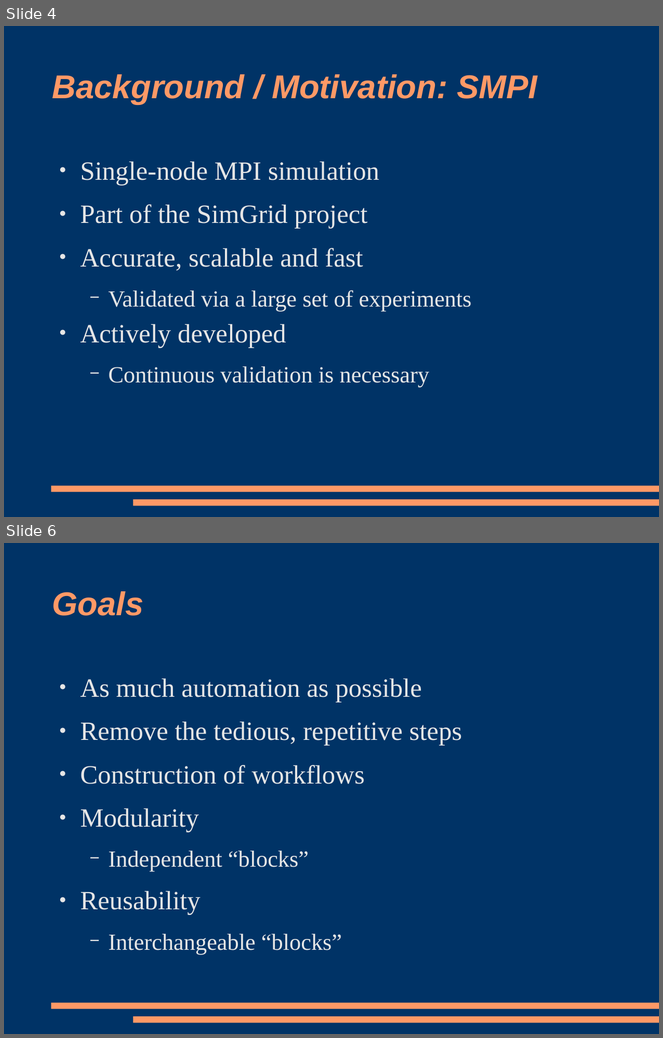
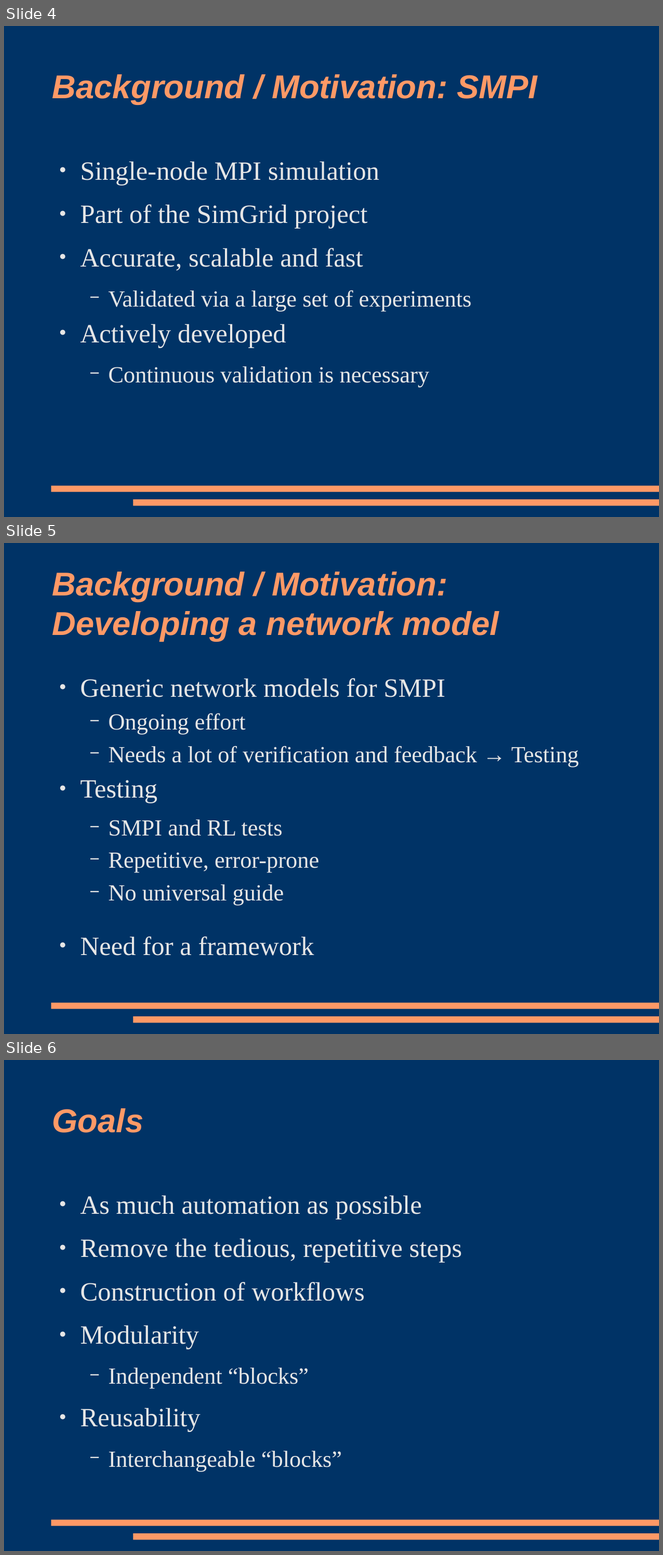
Before and after one commit to lehoo/thesis, a slide deck: misc/technical/technical_presentation.odp. Shown one above the other, each under a label of ours: slides 4 and 6 before the commit, slides 4, 5 and 6 after it; the slides between them are not shown. The pictures are 663x1038 and 663x1555 pixels, drawn with LibreOffice and Linux fonts; fonts in the diff are those of the drawing. Boxes give left, top, right and bottom in pixels: in the first picture for what was removed or moved away, otherwise in the second. Text is boxed around its words. In the diff, an @@ line names an element or a change of style, - is before the commit and + after.

```diff
--- a/misc/technical/technical_presentation.odp
+++ b/misc/technical/technical_presentation.odp
@@ slide 5 added at bbox=[4, 543, 659, 1034], background #003366; not listed: 2 template elements that a slide beside it also shows @@
@@ title added at bbox=[52, 572, 500, 641], 40 pt, text #FF9966, bold, italic @@
+Background / Motivation: Developing a network model
@@ text added at bbox=[80, 678, 579, 956], 28 pt, text #E6E6E6 @@
+● Generic network models for SMPI
+  − Ongoing effort
+  − Needs a lot of verification and feedback → Testing
+● Testing
+  − SMPI and RL tests
+  − Repetitive, error-prone
+  − No universal guide
+● Need for a framework
```
Also in this commit, not shown: 1 other slide added, 1 slide removed, 22 other files.
